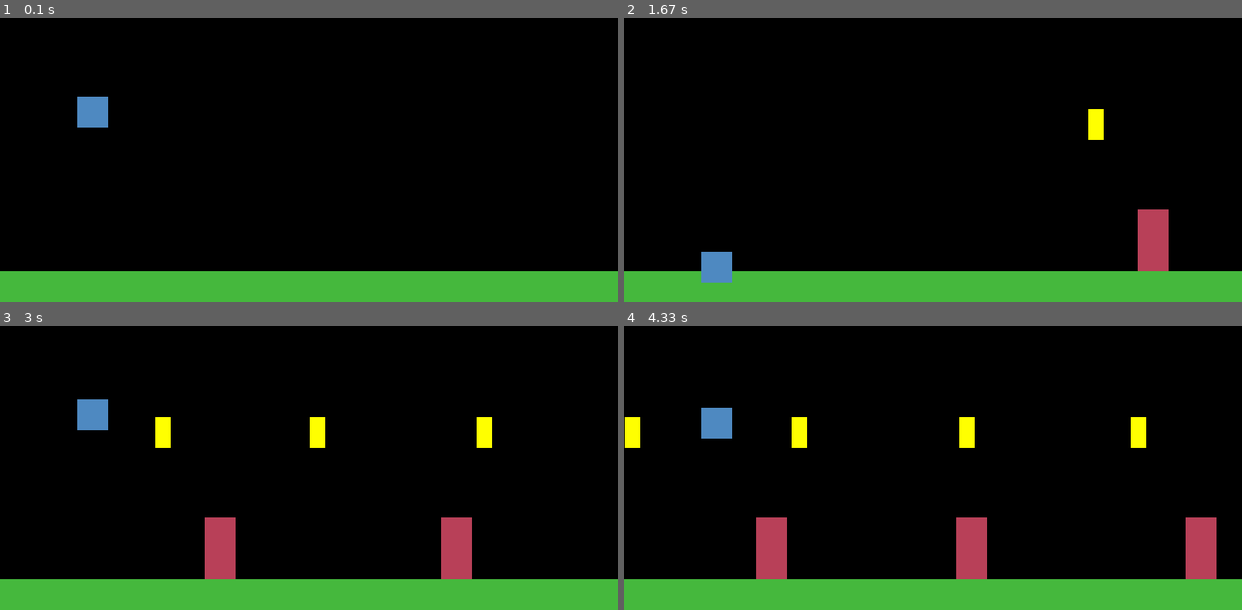
Above: before the commit, frames 1-4 (two rows, left to right).
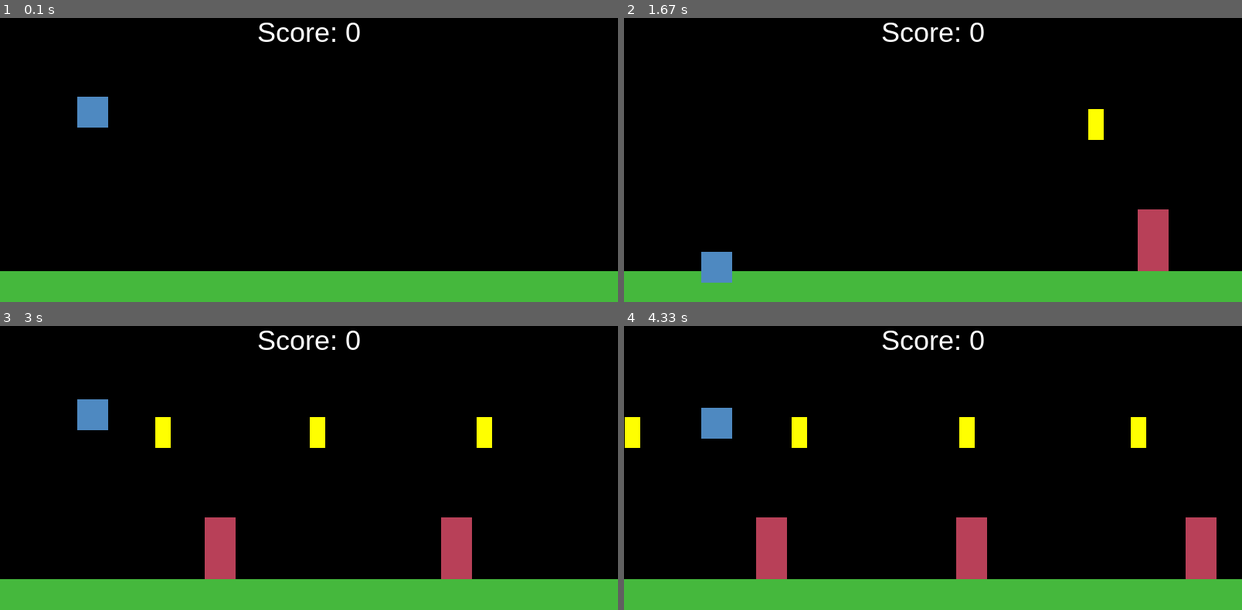
Above: after the commit, the same moments.

Repository: pablolupo84/projetc_pygame
Game: pygame game, started from main.py
Same seed, same stepped clock (60 frames per second), same inputs: the game is played once before the commit and once after it.
Inputs:
- Up to frame 1 (0.1 s): no input
- Up to frame 2 (1.67 s): tap Space at 0.33, 0.73, 1.03, 1.23, 1.57 s
- Up to frame 3 (3 s): tap Space at 1.87, 2.07, 2.37, 2.63, 2.97 s
- Up to frame 4 (4.33 s): tap Space at 3.27, 3.4, 3.8, 4.1 s

The runs differ from the first frame. In frame 1, 0.4% of the frame differs, in the area x 41-59%, y 1-9%; in frame 2, 0.4%; in frame 3, 0.4%; in frame 4, 0.4%.

Commit message:
Pintar Score

Diff:
--- a/game/config.py
+++ b/game/config.py
@@ -10,6 +10,7 @@
 BLUE=(78,137,193)
 RED=(184,64,88)
 YELLOW=(255,255,0)
+WHITE=(255,255,255)
 
 PLAYER_GRAV=1.2
 
@@ -17,3 +18,5 @@
 
 MAX_WALLS=10
 MAX_COINS=10
+
+FONT='Arial'
--- a/game/game.py
+++ b/game/game.py
@@ -20,6 +20,8 @@
         self.playing=True
 
         self.clock = pygame.time.Clock()
+
+        self.font=pygame.font.match_font(FONT)
 
     def start(self):
         self.new()
@@ -91,6 +93,7 @@
 
     def draw(self):
         self.surface.fill(BLACK)
+        self.draw_text()
 
         self.sprites.draw(self.surface)
 
@@ -110,7 +113,7 @@
                 self.score+=1
                 coin.kill()
 
-                print(self.score)
+                # print(self.score)
 
             self.sprites.update()
             self.player.validate_platform(self.platform)
@@ -135,3 +138,18 @@
     def stop_elements(self,elements):
         for element in elements:
             element.stop()
+
+    def score_format(self):
+        return 'Score: {}'.format(self.score)
+
+    def draw_text(self):
+        self.display_text(self.score_format(),36,WHITE,WIDTH//2,30)
+
+    def display_text(self,text,size,color,pos_x,pos_y):
+        font=pygame.font.Font(self.font,size)
+        text=font.render(text,True,color)
+
+        rect=text.get_rect()
+        rect.midtop=(pos_x,pos_y)
+
+        self.surface.blit(text,rect)
